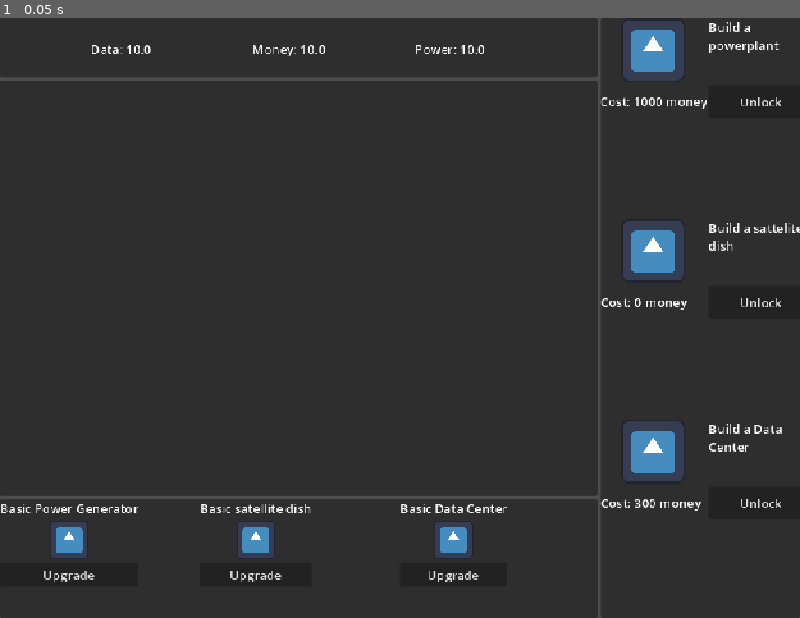
Above: before the commit, frame 1.
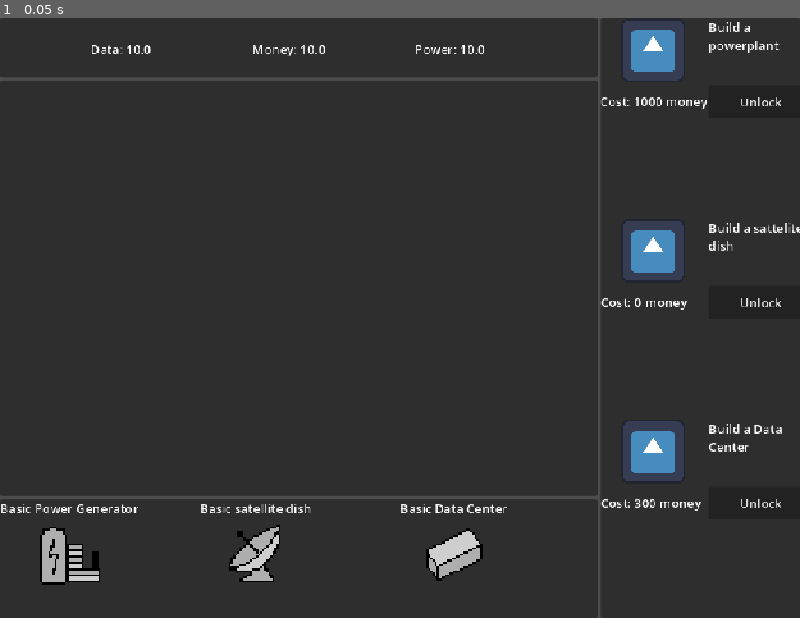
Above: after the commit, the same moment.

Repository: 23edsa/LDJAM_59
Game: Godot game, scene res://Scenes/Main.tscn
Two runs of this game, one before a commit and one after it. Both use one fixed random seed, a clock stepped at 60 frames per second and the inputs below. The engine's default icon, where the game draws it, is replaced by a stand-in: a white triangle on a blue panel in a dark square.
Inputs:
- Up to frame 1 (0.05 s): no input

The runs differ from the first frame. In frame 1, 1.6% of the frame differs, in the area x 5-61%, y 84-95%.

Commit message:
Added dragging and destroying mechanics

Diff:
--- /dev/null
+++ b/Assets/Sat_dish_atlas_texture.tres
@@ -0,0 +1,7 @@
+[gd_resource type="AtlasTexture" format=3 uid="uid://bw8tpgoj38hki"]
+
+[ext_resource type="Texture2D" uid="uid://b4j60tlsudbgk" path="res://Assets/Tilemap.png" id="1_fow6x"]
+
+[resource]
+atlas = ExtResource("1_fow6x")
+region = Rect2(0, 0, 32, 32)
--- /dev/null
+++ b/Assets/data_center_atlas_texture.tres
@@ -0,0 +1,7 @@
+[gd_resource type="AtlasTexture" format=3 uid="uid://b2jueik0iwjok"]
+
+[ext_resource type="Texture2D" uid="uid://b4j60tlsudbgk" path="res://Assets/Tilemap.png" id="1_j3boc"]
+
+[resource]
+atlas = ExtResource("1_j3boc")
+region = Rect2(64, 0, 32, 32)
--- /dev/null
+++ b/Assets/power_generator_atlas_texture.tres
@@ -0,0 +1,7 @@
+[gd_resource type="AtlasTexture" format=3 uid="uid://fx0het3sdby1"]
+
+[ext_resource type="Texture2D" uid="uid://b4j60tlsudbgk" path="res://Assets/Tilemap.png" id="1_t231d"]
+
+[resource]
+atlas = ExtResource("1_t231d")
+region = Rect2(32, 0, 32, 32)
--- a/Scenes/Building_card.tscn
+++ b/Scenes/Building_card.tscn
@@ -28,7 +28,3 @@
 texture = ExtResource("1_lk0rr")
 expand_mode = 1
 stretch_mode = 5
-
-[node name="Upgrade_button" type="Button" parent="VBoxContainer" unique_id=1954255514]
-layout_mode = 2
-text = "Upgrade"
--- a/Scenes/Generators/Basic_powe_generator.tscn
+++ b/Scenes/Generators/Basic_powe_generator.tscn
@@ -1,7 +1,7 @@
 [gd_scene format=3 uid="uid://bvwmpokxnargb"]
 
 [ext_resource type="PackedScene" uid="uid://ck52276utv3bl" path="res://Scenes/Generators/BasicBuilding.tscn" id="1_gv626"]
-[ext_resource type="Texture2D" uid="uid://b4j60tlsudbgk" path="res://Assets/Tilemap.png" id="2_o2xd8"]
+[ext_resource type="Texture2D" uid="uid://fx0het3sdby1" path="res://Assets/power_generator_atlas_texture.tres" id="2_o2xd8"]
 
 [node name="BasicBuilding" unique_id=738684379 instance=ExtResource("1_gv626")]
 Generator_time = 1.0
@@ -12,5 +12,4 @@
 [node name="Sprite2D" parent="." index="0" unique_id=1718190438]
 scale = Vector2(2, 2)
 texture = ExtResource("2_o2xd8")
-region_enabled = true
 region_rect = Rect2(32, 0, 32, 32)
--- a/Scenes/Generators/basic_data_generator.tscn
+++ b/Scenes/Generators/basic_data_generator.tscn
@@ -1,7 +1,7 @@
 [gd_scene format=3 uid="uid://3xrqqbbp3efb"]
 
 [ext_resource type="PackedScene" uid="uid://ck52276utv3bl" path="res://Scenes/Generators/BasicBuilding.tscn" id="1_es0l0"]
-[ext_resource type="Texture2D" uid="uid://b4j60tlsudbgk" path="res://Assets/Tilemap.png" id="2_ehdky"]
+[ext_resource type="Texture2D" uid="uid://bw8tpgoj38hki" path="res://Assets/Sat_dish_atlas_texture.tres" id="2_ehdky"]
 
 [node name="Basic_Data_generator" unique_id=738684379 instance=ExtResource("1_es0l0")]
 produces = {
@@ -14,5 +14,4 @@
 [node name="Sprite2D" parent="." index="0" unique_id=1718190438]
 scale = Vector2(2, 2)
 texture = ExtResource("2_ehdky")
-region_enabled = true
 region_rect = Rect2(0, 0, 32, 32)
--- a/Scenes/Generators/basic_money_generator.tscn
+++ b/Scenes/Generators/basic_money_generator.tscn
@@ -1,7 +1,7 @@
 [gd_scene format=3 uid="uid://qw47tltfhfh4"]
 
 [ext_resource type="PackedScene" uid="uid://ck52276utv3bl" path="res://Scenes/Generators/BasicBuilding.tscn" id="1_t25se"]
-[ext_resource type="Texture2D" uid="uid://b4j60tlsudbgk" path="res://Assets/Tilemap.png" id="2_kcgl2"]
+[ext_resource type="Texture2D" uid="uid://b2jueik0iwjok" path="res://Assets/data_center_atlas_texture.tres" id="2_kcgl2"]
 
 [node name="Basic_money_generator" unique_id=738684379 instance=ExtResource("1_t25se")]
 Generator_time = 0.3
@@ -16,5 +16,4 @@
 [node name="Sprite2D" parent="." index="0" unique_id=1718190438]
 scale = Vector2(2, 2)
 texture = ExtResource("2_kcgl2")
-region_enabled = true
 region_rect = Rect2(64, 0, 32, 32)
--- a/Scripts/building_card.gd
+++ b/Scripts/building_card.gd
@@ -8,7 +8,11 @@
 func setup(building):
 	my_building_data = building
 	$VBoxContainer/Building_name.text = building.display_name
-	$VBoxContainer/Building_icon.texture = building.icon
+	var temp_building = building.building_scene.instantiate()
+	var building_texture = temp_building.get_node("Sprite2D").texture
+	$VBoxContainer/Building_icon.texture = building_texture
+	temp_building.queue_free()
+
 
 func _get_drag_data(at_positon:Vector2):
 	if my_building_data == null or my_building_data.building_scene == null:
@@ -16,4 +20,7 @@
 
 	var invis_preview_control = Control.new()
 	set_drag_preview(invis_preview_control)
-	return my_building_data
+	return {"is_new":true,
+		"building_data": my_building_data,
+		"icon": $VBoxContainer/Building_icon.texture
+	}
--- a/Scripts/level_manager.gd
+++ b/Scripts/level_manager.gd
@@ -3,6 +3,7 @@
 @export var resource_manager:Node2D
 @export var grid_size = Vector2(64,64)
 var occupied_cells:Dictionary = {}
+var moving_building_data:Dictionary = {}
 
 var ghost_preview:TextureRect
 
@@ -16,37 +17,63 @@
 	add_child(ghost_preview)
 
 
-func _can_drop_data(at_position:Vector2, data):
-	if data is BuildingData:
-		var target_grid_position = get_grid_position(at_position)
+func _can_drop_data(at_position: Vector2, data: Variant) -> bool:
+	var is_new_building = typeof(data) == TYPE_DICTIONARY and data.has("is_new")
 
-		ghost_preview.texture = data.icon
-		ghost_preview.position = target_grid_position
+	var is_moving_building = false
+	if typeof(data) == TYPE_DICTIONARY and data.has("is_move"):
+		is_moving_building = true
+
+	if is_new_building or is_moving_building:
+		var target_grid_pos = get_grid_position(at_position)
+
+		# Set the preview texture
+		ghost_preview.texture = data["icon"]
+
+		ghost_preview.position = target_grid_pos - (grid_size / 2.0)
+		ghost_preview.size = grid_size
 		ghost_preview.visible = true
+		ghost_preview.move_to_front()
 
-		if occupied_cells.has(target_grid_position):
-			ghost_preview.modulate = Color(1, 0.5, 0.5, 0.5)
+		# Check if the cell is blocked
+		if occupied_cells.has(target_grid_pos):
+			ghost_preview.modulate = Color(1, 0.5, 0.5, 0.5) # Turn red
 			return false
-		ghost_preview.modulate = Color(1, 1, 1, 0.5)
+
+		ghost_preview.modulate = Color(1, 1, 1, 0.5) # Turn normal
 		return true
 
+	return false
+
 func _drop_data(at_position, data):
-	var building_data = data as BuildingData
-	var target_grid_position = get_grid_position(at_position)
-	var new_building = building_data.building_scene.instantiate()
-	if resource_manager != null:
-		new_building.resource_transaction_requested.connect(resource_manager.process_building_transaction)
-	else:
-		push_error("You forgot to assign the Resource Manager in the Level Manager inspector!")
-	add_child(new_building)
-	new_building.position = target_grid_position + (grid_size / 2.0)
-	occupied_cells[target_grid_position] = new_building
+	var target_grid_pos = get_grid_position(at_position)
+
+	if typeof(data) == TYPE_DICTIONARY and data.has("is_new"):
+		var building_data = data["building_data"] as BuildingData
+		var new_building = building_data.building_scene.instantiate()
+
+		if resource_manager != null:
+			new_building.resource_transaction_requested.connect(resource_manager.process_building_transaction)
+
+		add_child(new_building)
+		new_building.position = target_grid_pos
+		occupied_cells[target_grid_pos] = new_building
+
+	elif typeof(data) == TYPE_DICTIONARY and data.has("is_move"):
+		var building = data["node"]
+		building.position  = target_grid_pos
+		building.visible = true
+		building.timer.paused = false
+		occupied_cells[target_grid_pos] = building
+
+		moving_building_data = {}
+
 	ghost_preview.visible = false
 
 
 func get_grid_position(pos:Vector2):
-	var x = floor(pos.x / grid_size.x) * grid_size.x
-	var y = floor(pos.y / grid_size.y) * grid_size.y
+	var x = round(pos.x / grid_size.x) * grid_size.x
+	var y = round(pos.y / grid_size.y) * grid_size.y
 	return Vector2(x, y)
 
 func _notification(what: int) -> void:
@@ -54,6 +81,36 @@
 		if ghost_preview:
 			ghost_preview.visible = false
 
+		if not moving_building_data.is_empty():
+			var building = moving_building_data["node"]
+
+			building.queue_free()
+			moving_building_data = {}
+
+func _get_drag_data(at_positon:Vector2):
+	var grid_pos = get_grid_position(at_positon)
+
+	if occupied_cells.has(grid_pos):
+		var building_to_move = occupied_cells[grid_pos]
+
+		moving_building_data = {
+			"is_move":true,
+			"node":building_to_move,
+			"original_pos":grid_pos,
+			"icon": building_to_move.get_node("Sprite2D").texture
+			}
+		building_to_move.visible = false
+		occupied_cells.erase(grid_pos)
+		building_to_move.timer.paused = true
+
+		var invis_preview = Control.new()
+		invis_preview.mouse_filter = Control.MOUSE_FILTER_IGNORE
+		set_drag_preview(invis_preview)
+
+		return moving_building_data
+	return null
+
+
 func _process(_delta: float) -> void:
 	if ghost_preview != null and ghost_preview.visible:
 		var local_mouse = get_local_mouse_position()
--- a/Scripts/main_ui.gd
+++ b/Scripts/main_ui.gd
@@ -38,10 +38,10 @@
 	var cost = milestone.resource_cost
 
 	if resource_manager.resources.has(resource_type):
-		var current_amount = resource_manager.resource[resource_type]
+		var current_amount = resource_manager.resources[resource_type]
 
 		if current_amount >= cost:
-			resource_manager.resource[resource_type] -= cost
+			resource_manager.resources[resource_type] -= cost
 			print("milestone unlocked!")
 			unlock_building(milestone.building_to_unlock)
 		else: print("not enough resources!")
